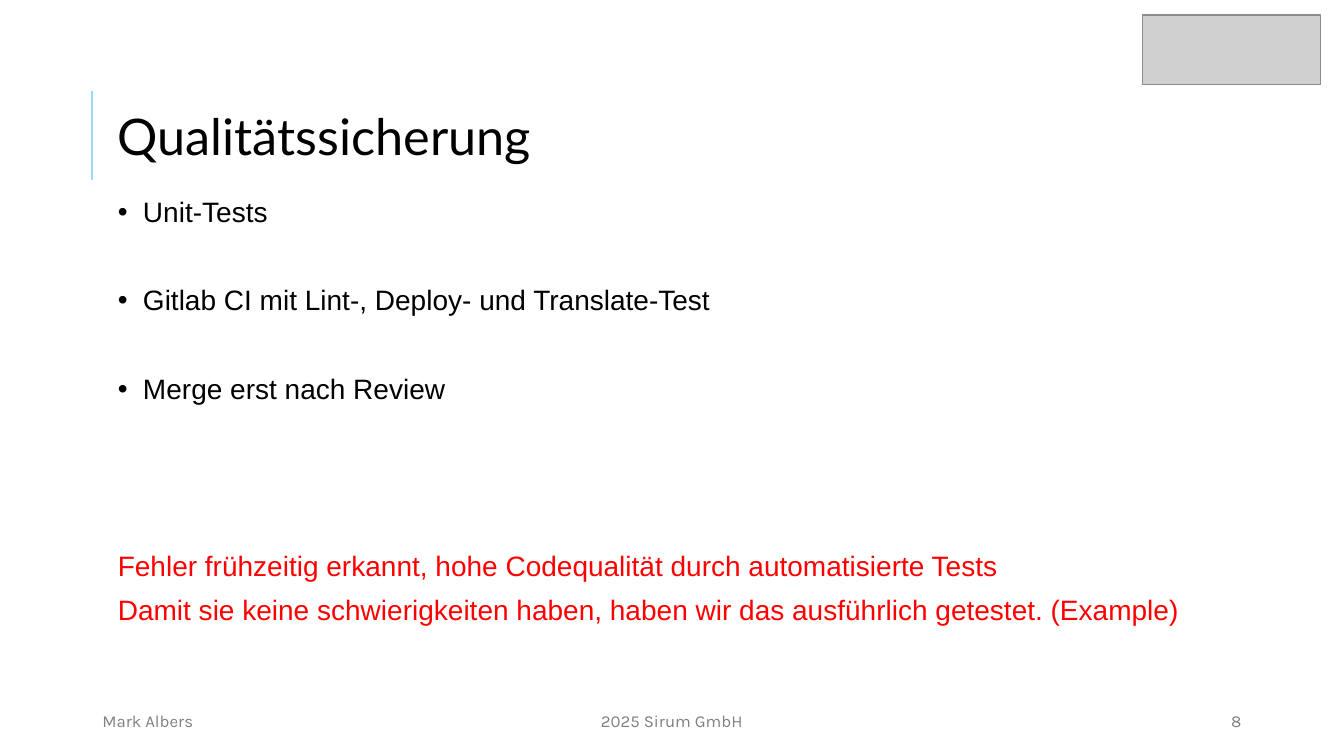
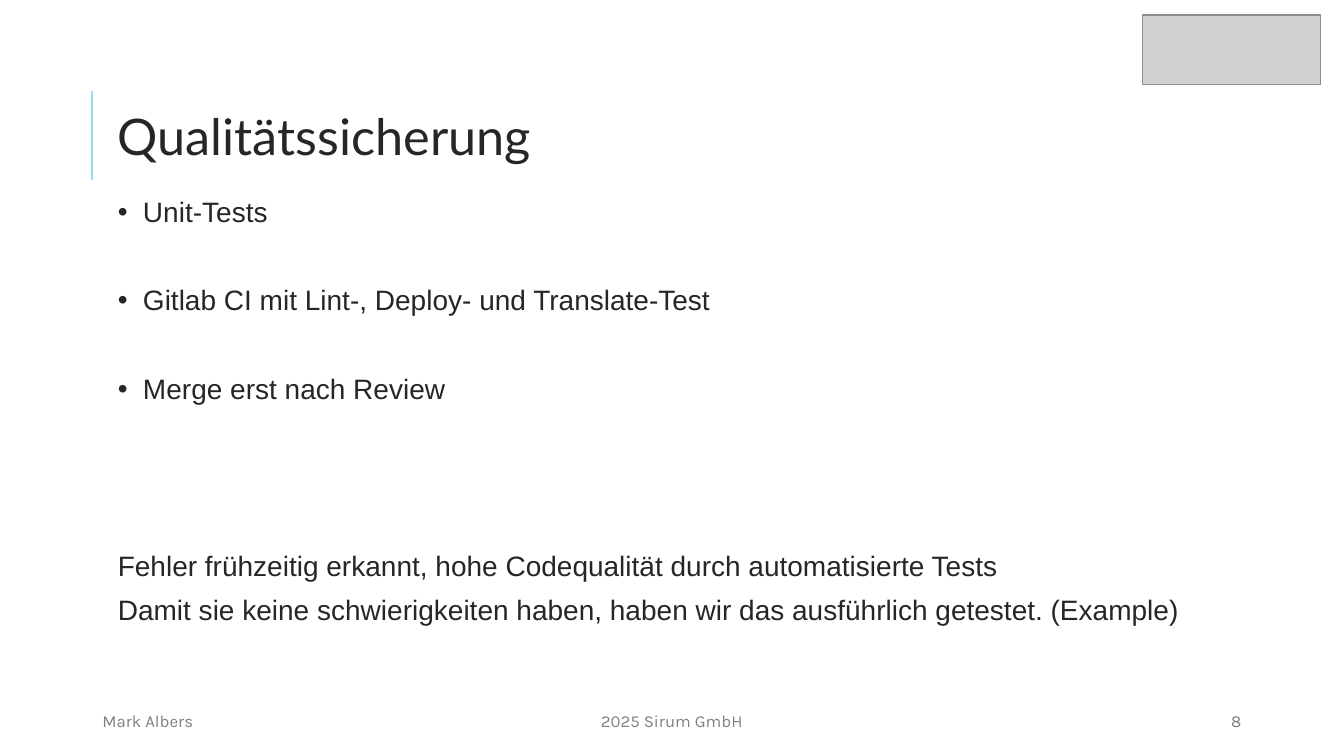
Before and after one commit to mork02/IHK-Projekt, a slide deck: slide 8 of Präsentation/Entwicklung eines Odoo-Moduls zur ZIP-komprimierten Dateiverwaltung im Dokumentenmanagementsystem.pptx. Drawn at 1344x756 pixels with LibreOffice and Linux fonts; fonts in the diff are those of the drawing; grey boxes stand for pictures. Boxes give left, top, right and bottom in pixels: in the first picture for what was removed or moved away, otherwise in the second. Text is boxed around its words. In the diff, an @@ line names an element or a change of style, - is before the commit and + after.

```diff
--- a/Präsentation/Entwicklung eines Odoo-Moduls zur ZIP-komprimierten Dateiverwaltung im Dokumentenmanagementsystem.pptx
+++ b/Präsentation/Entwicklung eines Odoo-Moduls zur ZIP-komprimierten Dateiverwaltung im Dokumentenmanagementsystem.pptx
@@ title "Qualitätssicherung" at (118,118,531,164): text colour #000000 to #262626 @@
@@ text "Unit-Tests" at (118,201,1179,625): text colour #000000 to #262626 in "Unit-Tests", "Gitlab CI mit Lint-, Deploy- und Translate-Test", "Merge erst nach Review"; text colour #FF0000 to #262626 in "Fehler frühzeitig erkannt, hohe Codequalität durch automatis ...", "Damit sie keine schwierigkeiten haben, haben wir ..." @@
```
Also in this commit, not shown: 13 other slides changed, 1 slide added.
